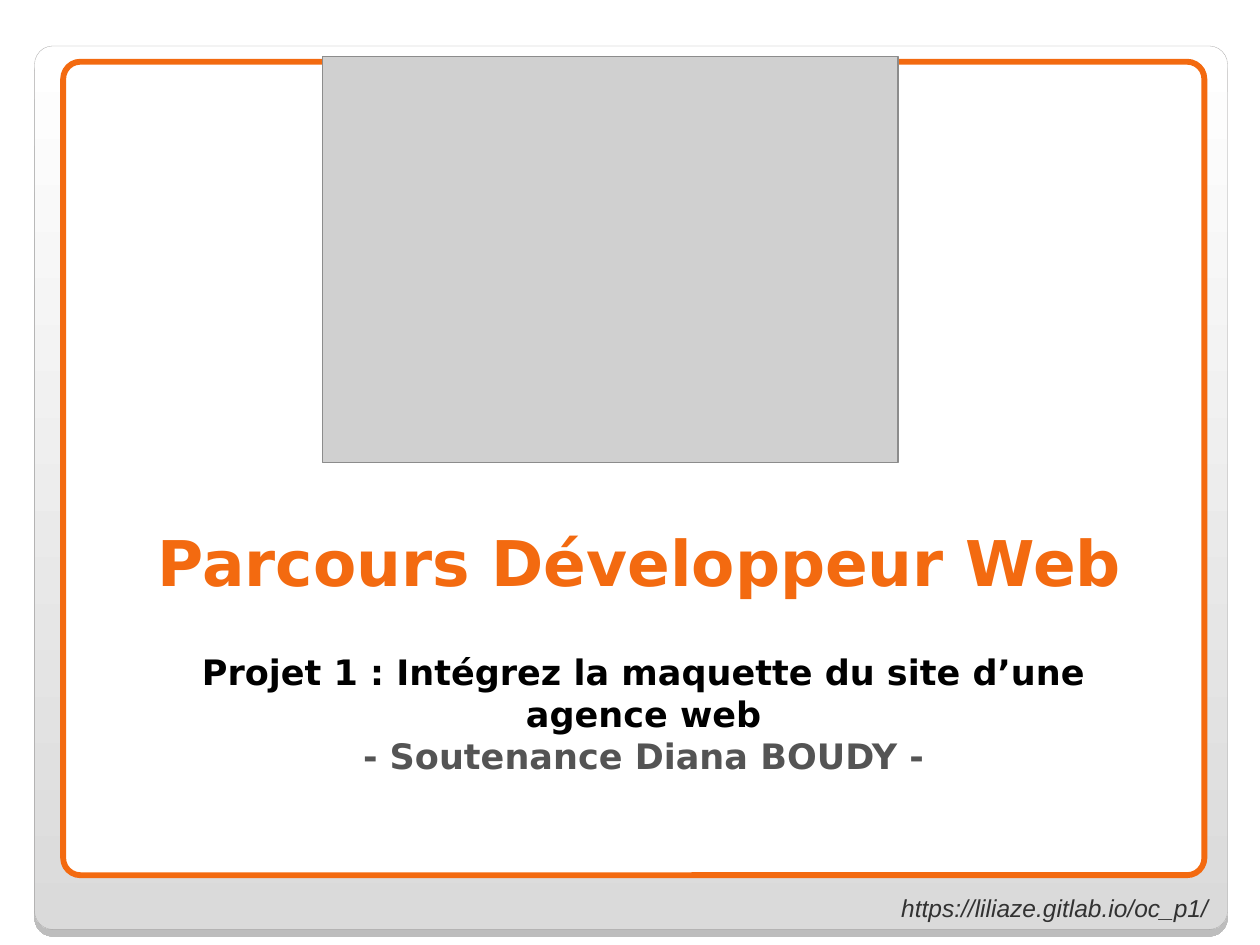
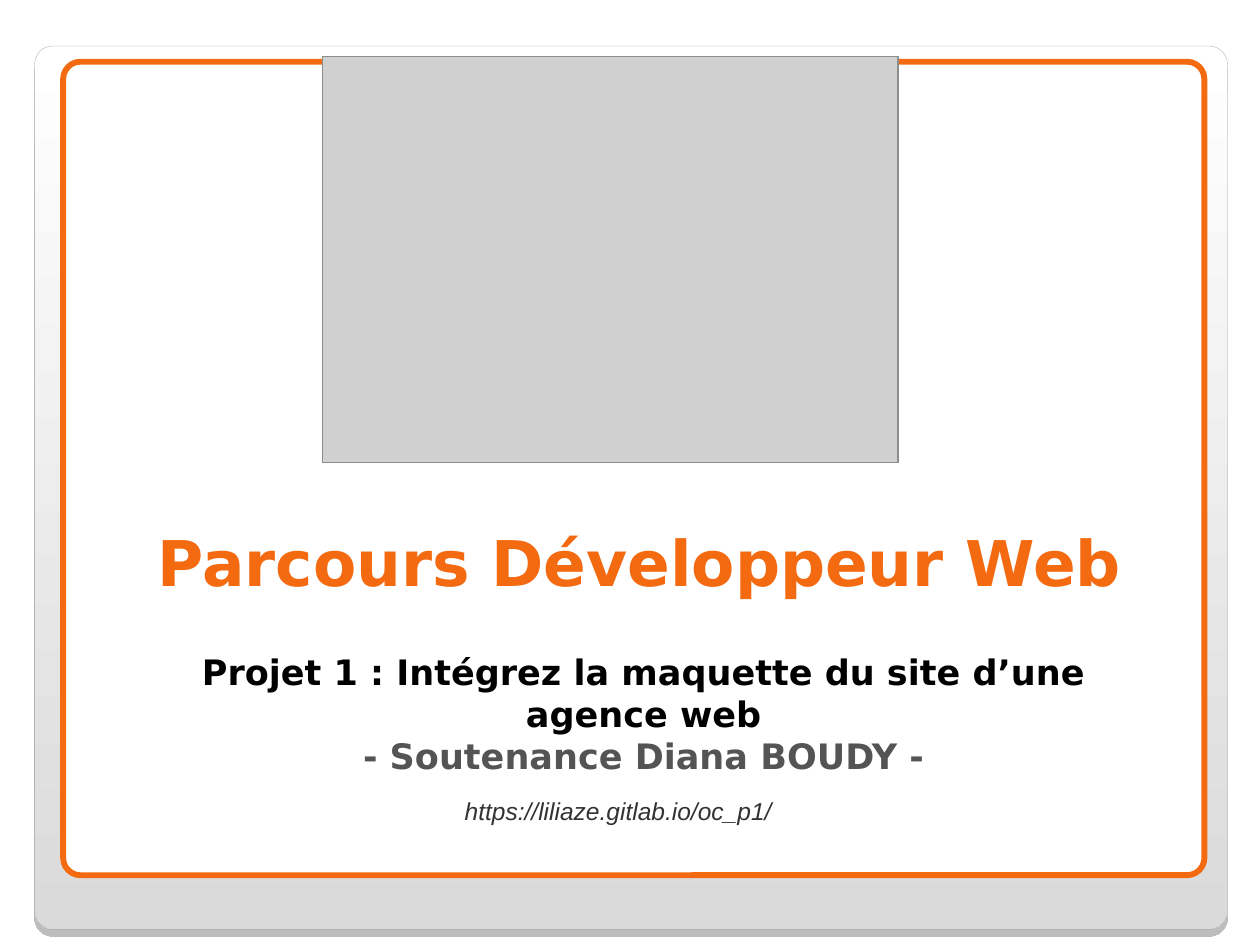
Before and after one commit to Liliaze/Recreer_une_maquette_OC_DWJ_P1, a slide deck: slide 1 of pres_soutenance.ppt. Drawn at 1260x945 pixels with LibreOffice and Linux fonts; fonts in the diff are those of the drawing; grey boxes stand for pictures; background and template pictures are left out. Boxes give left, top, right and bottom in pixels: in the first picture for what was removed or moved away, otherwise in the second. Text is boxed around its words. In the diff, an @@ line names an element or a change of style, - is before the commit and + after.

```diff
--- a/pres_soutenance.ppt
+++ b/pres_soutenance.ppt
@@ text added at <box>465,802,772,825</box>, 14 pt, text #323232, italic @@
+https://liliaze.gitlab.io/oc_p1/
@@ text removed at <box>901,899,1208,922</box> @@
-https://liliaze.gitlab.io/oc_p1/
```
Also in this commit, not shown: 11 other slides changed, 3 slides added, 3 slides removed.
